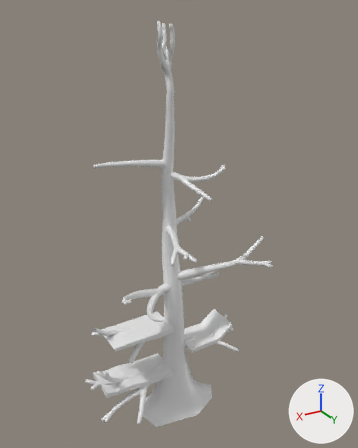
The FBX model Assets/Collaborateurs/Caw_Nathan/ArbrePlatform2.fbx as it was, and as the next commit left it.
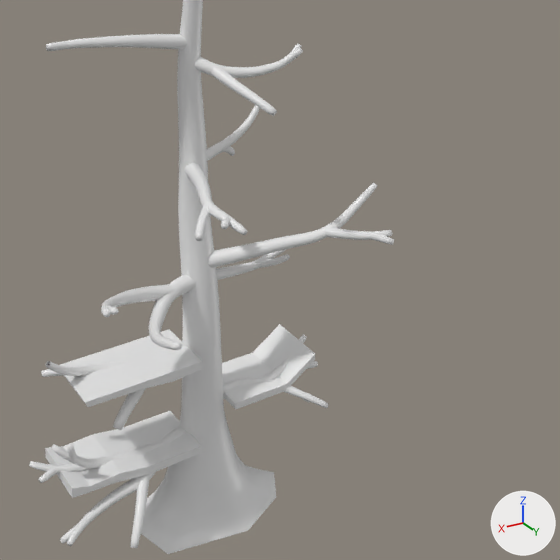
Each version is shown whole from a 50 mm camera at (12.1, 21.5, 22.4) aimed at (-0.4, 0.7, 12.0), then close up on the part from 20% to 100% of the width and 32% to 96% of the height. Lighting does not change. The marker at lower right points along +X, +Y and +Z. Where no turn or scale is listed for an object, it has been applied to the vertices.

The older version as bpy lines, for what is in view:
```python
me_cube_006 = bpy.data.meshes.new('Cube.006')
me_cube_006.from_pydata(...)  # 16 vertices, 14 faces; spans x -5.38..-2.38, y -1.0..1.0, z 1.51..2.52
me_tree_006 = bpy.data.meshes.new('tree.006')
me_tree_006.from_pydata(...)  # 1040 vertices, 996 faces; spans x 0.29..4.89, y -0.95..1.05, z 3.7..6.11
# faces by material slot: [498, 498]
me_tree_006.materials.append(mat_material_003)  # picture img_material_003_basecolor_png
me_tree_006.materials.append(mat_material_004)  # white #e7e7e7
me_tree_007 = bpy.data.meshes.new('tree.007')
me_tree_007.from_pydata(...)  # 9328 vertices, 9006 faces; spans x -5.3..3.7, y -1.7..4.2, z -1.7..21.5
# faces by material slot: [4503, 4503]
me_tree_007.materials.append(mat_material_003)  # picture img_material_003_basecolor_png
me_tree_007.materials.append(mat_material_004)  # white #e7e7e7
ob_branch3 = bpy.data.objects.new('Branch3', me_tree_006)
ob_branch3.location = (-0.33, 0.0, 0.63)
ob_meshbranch2 = bpy.data.objects.new('MeshBranch2', me_cube_006)
ob_meshbranch2.location = (1.32, 0.0, 2.04)
ob_tree = bpy.data.objects.new('tree', me_tree_007)
ob_tree.location = (0.0, 0.0, 0.51)
# also in view: 'MeshBranch3' at (2.0, 0.0, 5.6); 'Branch2' at (-2.7, 0.5, 3.5); 'MeshBranch1' at (2.3, 0.0, 2.7); 'Branch1' at (2.6, 0.9, 2.7)
```
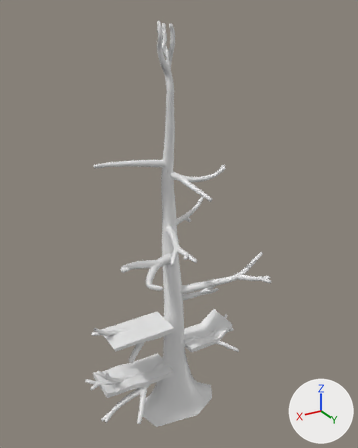
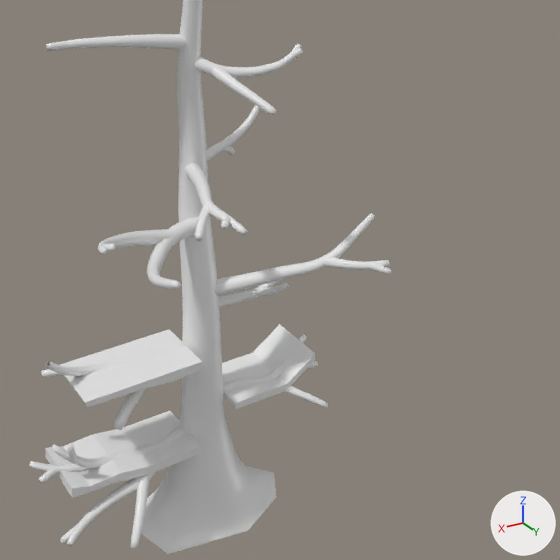
What differs and where, as boxes (x1, y1, x2, y2) in the close-ups (560 x 560 px; the box of a moved part takes in the faces that stretch with it):
'tree', reshaped
    before: (46, 0, 394, 554)
    after: (46, 0, 303, 554)
'tree.001', added
    after: (214, 213, 392, 308)
part 1 of me_tree_007, moved or reshaped
    before: (149, 275, 196, 350)
    after: (147, 217, 199, 289)
part 2 of me_tree_007, moved or reshaped
    before: (101, 284, 174, 317)
    after: (98, 229, 173, 255)
part 3 of me_tree_007, moved or reshaped
    before: (105, 305, 119, 315)
    after: (99, 243, 116, 252)
part 4 of me_tree_007, deleted
    before: (216, 228, 394, 280)
part 5 of me_tree_007, moved or reshaped
    before: (179, 182, 377, 295)
    after: (179, 220, 196, 240)

Edits to the bpy script that builds the scene:
```text
Change me_tree_007:
    used by ob_tree; location = (0.0, 0.0, 0.51)
    remove me_tree_007.from_pydata(...)  # 9328 vertices, 9006 faces; spans x -5.3..3.7, y -1.7..4.2, z -1.7..21.5
    add me_tree_007.from_pydata(...)  # 7648 vertices, 7396 faces; spans x -3.2..3.7, y -1.7..4.2, z -1.7..21.5
    me_tree_007 part 1: the loose piece of 296 vertices spanning x -0.5..2.3, y -0.4..3.5, z 6.9..8.0 is moved by (0.0, 0.0, 1.8)
    me_tree_007 part 2: the loose piece of 232 vertices spanning x 0.6..3.7, y -0.1..2.4, z 7.1..8.8 is moved by (0.0, 0.0, 1.8)
    me_tree_007 part 3: the loose piece of 56 vertices spanning x 3.3..3.6, y 1.7..2.6, z 8.4..9.0 is moved by (0.0, 0.0, 1.8)
    me_tree_007 part 4: 9 loose pieces with 1384 vertices, spanning x -5.3..-0.3, y -0.4..3.1, z 7.2..10.0, are deleted
    me_tree_007 part 5: 2 vertices moved within x -0.2..-0.1, y -0.2..-0.1, z 9.0..9.3; 592 vertices removed from x -5.3..2.2, y -0.5..3.4, z 7.0..10.1; 296 vertices added at x -0.5..2.2, y -0.3..3.4, z 8.8..9.7
Add me_tree_009:
    me_tree_009.from_pydata(...)  # 1680 vertices, 1610 faces; spans x -5.34..-0.27, y -0.5..3.12, z 7.15..10.09
    # faces by material slot: [805, 805]
    me_tree_009.materials.append(mat_material_003)  # picture img_material_003_basecolor_png
    me_tree_009.materials.append(mat_material_004)  # white #e7e7e7
Add ob_tree_001:
    ob_tree_001 = bpy.data.objects.new('tree.001', me_tree_009)
    ob_tree_001.location = (0.0, 0.0, -0.48)
```
